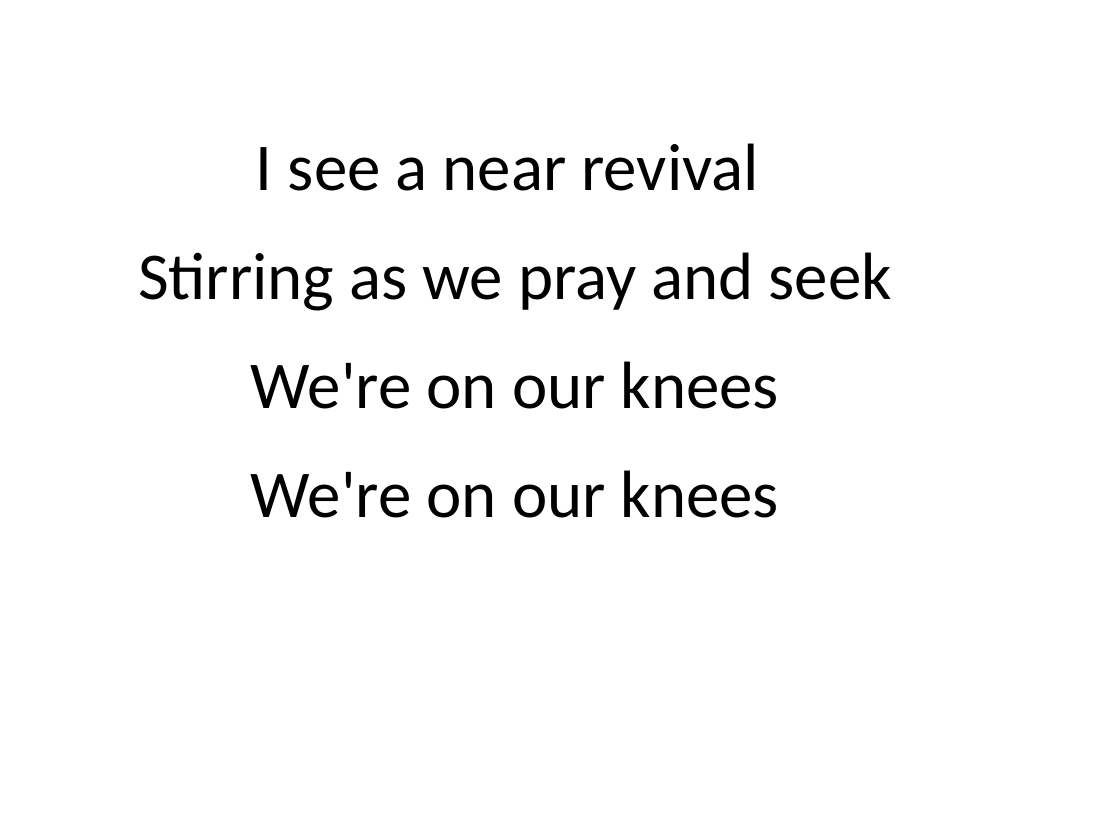
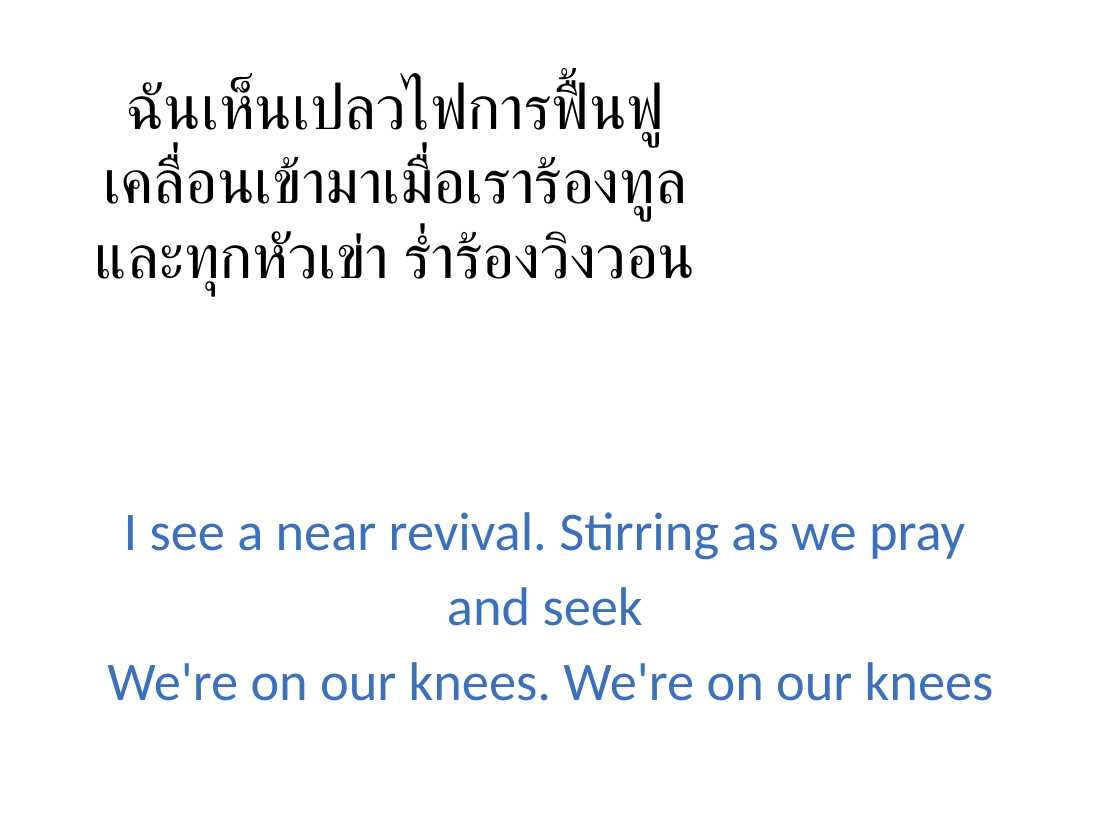
Before and after one commit to mightmay/songpptcreator, a slide deck: slide 6 of finishedppt/WorshipSongs.pptx (slide 37 before the commit). Drawn at 1120x840 pixels with LibreOffice and Linux fonts; fonts in the diff are those of the drawing. Boxes give left, top, right and bottom in pixels: in the first picture for what was removed or moved away, otherwise in the second. Text is boxed around its words. In the diff, an @@ line names an element or a change of style, - is before the commit and + after.

```diff
--- a/finishedppt/WorshipSongs.pptx
+++ b/finishedppt/WorshipSongs.pptx
@@ text added at box(95, 80, 695, 296), 40 pt, text #000000 @@
+ฉันเห็นเปลวไฟการฟื้นฟู
+เคลื่อนเข้ามาเมื่อเราร้องทูล
+และทุกหัวเข่า ร่ำร้องวิงวอน
@@ text at box(107, 512, 994, 701): text changed; size 43 to 35 pt; text colour #000000 to #3A70BC @@
-I see a near revival
-Stirring as we pray and seek
-We're on our knees
-We're on our knees
+I see a near revival. Stirring as we pray and seek
+We're on our knees. We're on our knees
```
Also in this commit, not shown: 6 other slides changed, 1 slide added, 52 slides removed, 4 other files.
